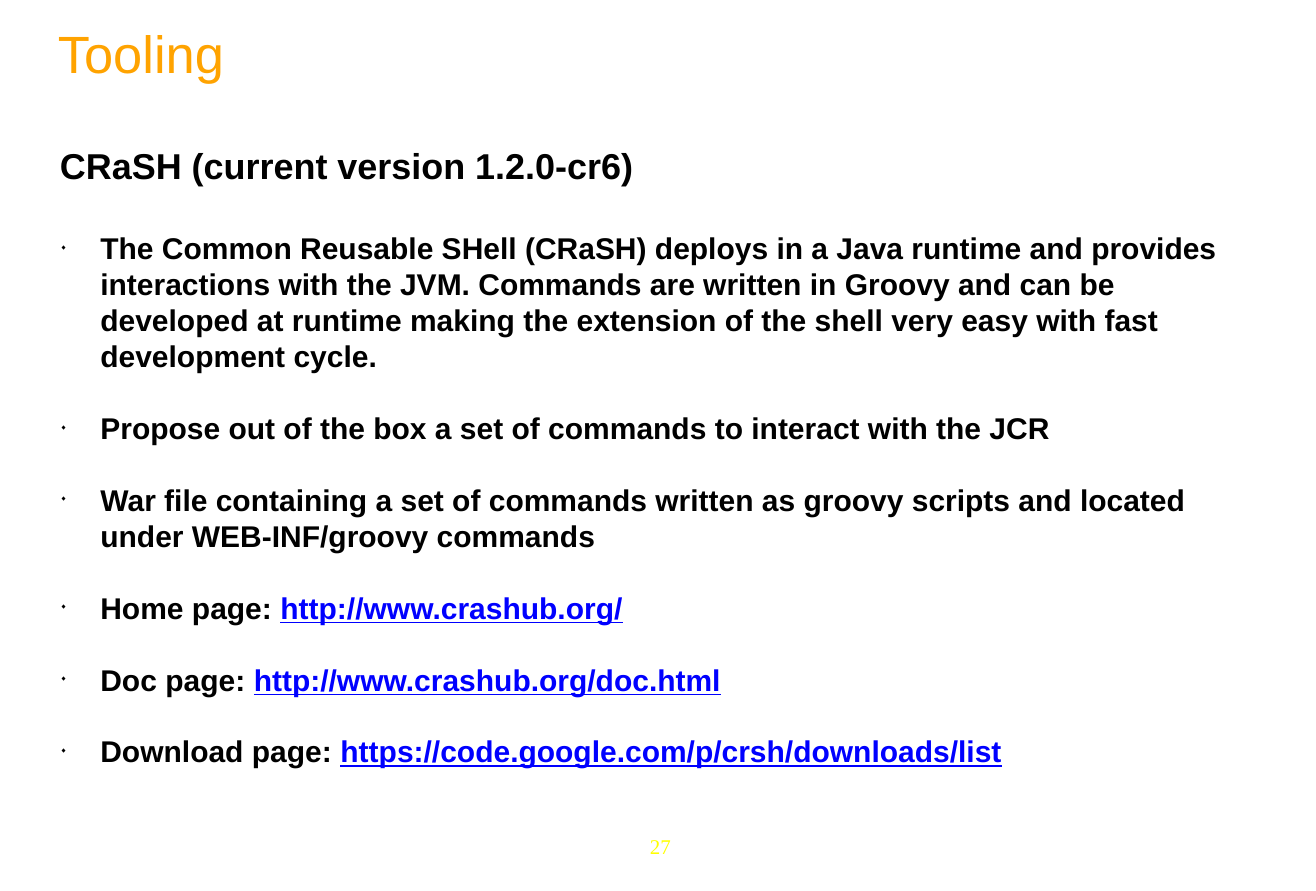
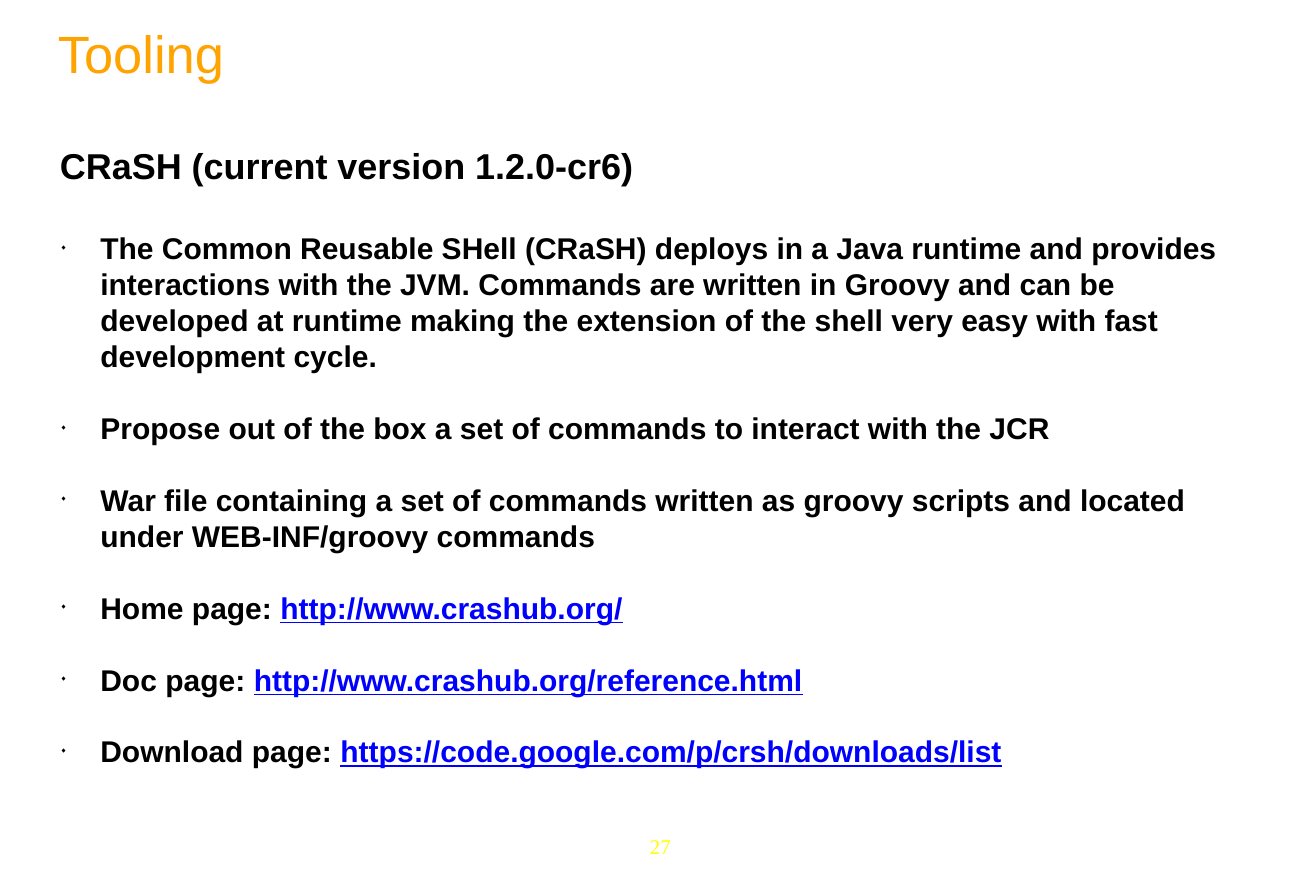
Before and after one commit to anhvurz90/training, a slide deck: slide 27 of JPP6-JCR/Day-4.pptx. Drawn at 1316x891 pixels with LibreOffice and Linux fonts; fonts in the diff are those of the drawing; background and template pictures are left out. Boxes give left, top, right and bottom in pixels: in the first picture for what was removed or moved away, otherwise in the second. Text is boxed around its words. In the diff, an @@ line names an element or a change of style, - is before the commit and + after.

```diff
--- a/JPP6-JCR/Day-4.pptx
+++ b/JPP6-JCR/Day-4.pptx
@@ text at box(100, 669, 802, 696): text changed @@
-◆ Doc page: http://www.crashub.org/doc.html
+◆ Doc page: http://www.crashub.org/reference.html
```
Also in this commit, not shown: 3 other slides changed.
